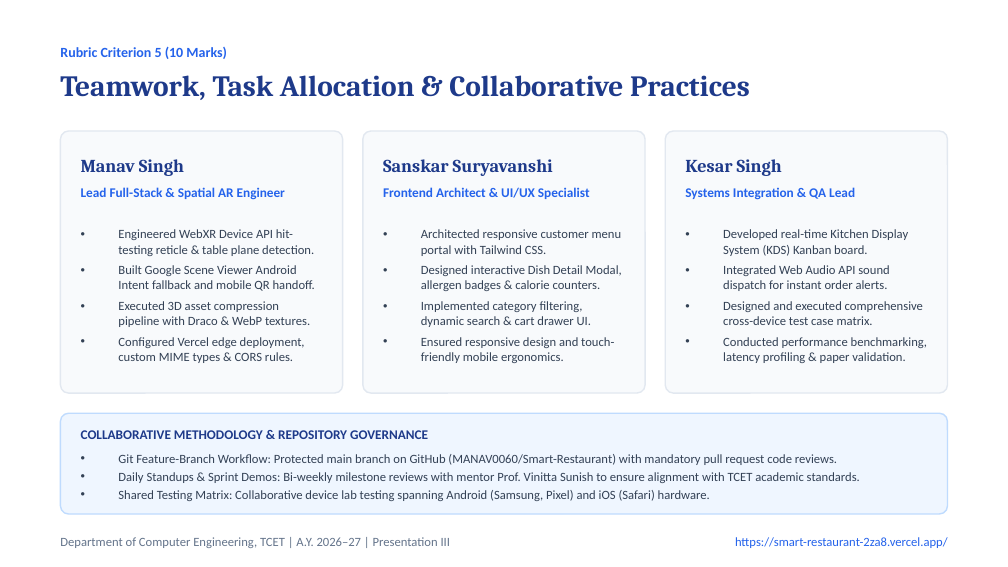
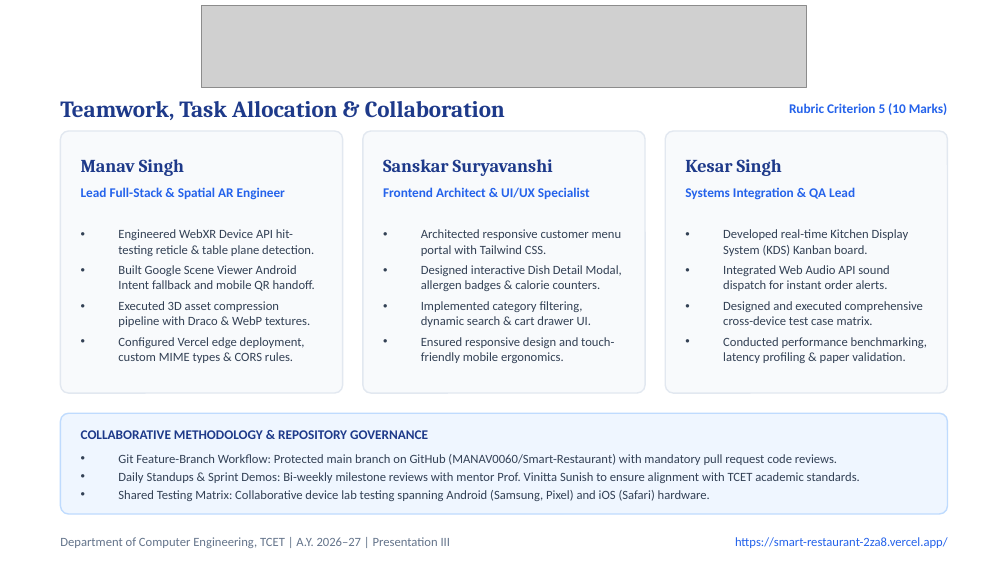
Before and after one commit to MANAV0060/Smart-Restaurant, a slide deck: slide 11 of Smart_Restaurant_Presentation_III.pptx. Drawn at 1008x567 pixels with LibreOffice and Linux fonts; fonts in the diff are those of the drawing; grey boxes stand for pictures. Boxes give left, top, right and bottom in pixels: in the first picture for what was removed or moved away, otherwise in the second. Text is boxed around its words. In the diff, an @@ line names an element or a change of style, - is before the commit and + after.

```diff
--- a/Smart_Restaurant_Presentation_III.pptx
+++ b/Smart_Restaurant_Presentation_III.pptx
@@ picture added at (202, 5, 806, 88) @@
@@ text at (60, 101, 505, 120): text changed; size 21 to 16.5 pt @@
-Teamwork, Task Allocation & Collaborative Practices
+Teamwork, Task Allocation & Collaboration
@@ text "Rubric Criterion 5 (10 Marks)": place and size @@
-text "Rubric Criterion 5 (10 Marks)" at (60, 47, 227, 59)
+text "Rubric Criterion 5 (10 Marks)" at (789, 103, 948, 115)
@@ text "Rubric Criterion 5 (10 Marks)" at (789, 103, 948, 115): size 10 to 9.5 pt; alignment left to right @@
```
Also in this commit, not shown: 19 other slides changed, 2 other files.
